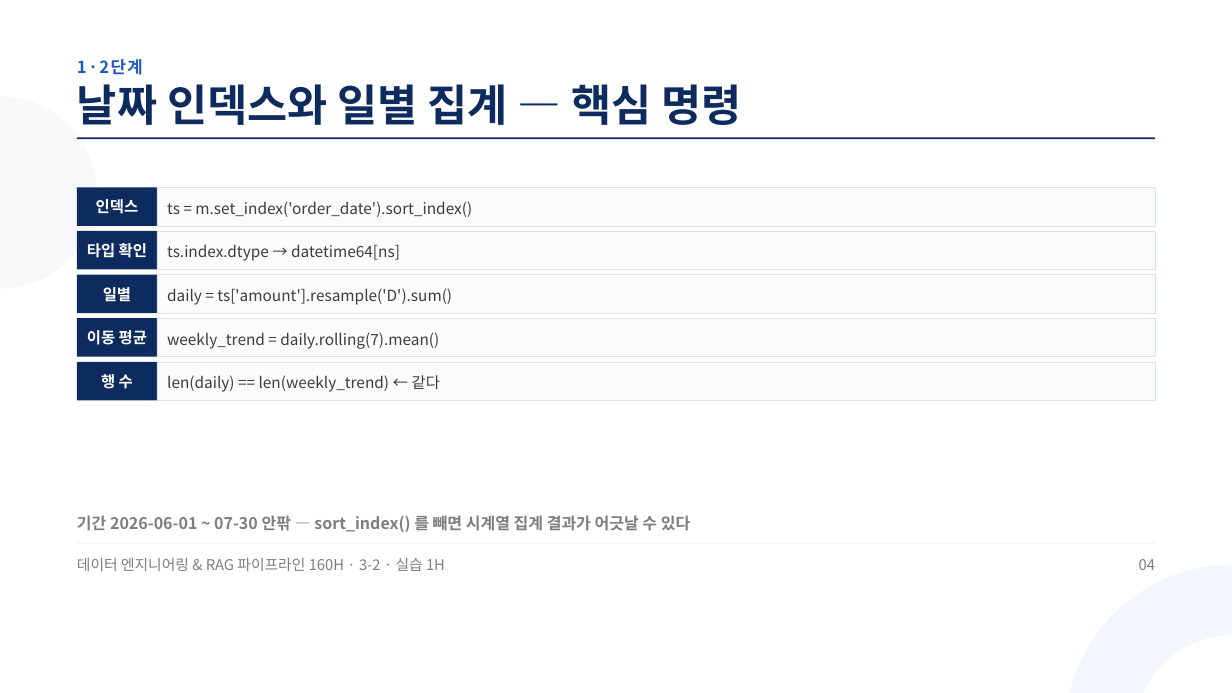
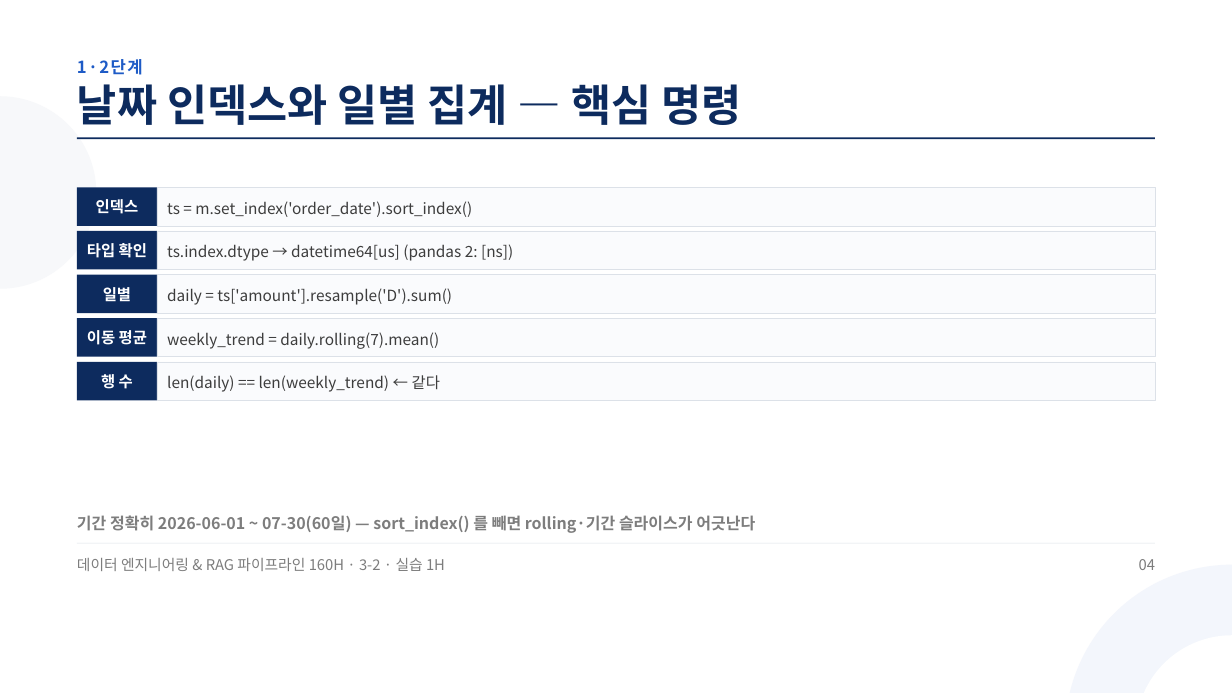
Before and after one commit to aebonlee/materials, a slide deck: slide 4 of data-eng/decks/w3d2s3.pptx. Drawn at 1232x693 pixels with LibreOffice and Linux fonts; fonts in the diff are those of the drawing. Boxes give left, top, right and bottom in pixels: in the first picture for what was removed or moved away, otherwise in the second. Text is boxed around its words. In the diff, an @@ line names an element or a change of style, - is before the commit and + after.

```diff
--- a/data-eng/decks/w3d2s3.pptx
+++ b/data-eng/decks/w3d2s3.pptx
@@ text at [167, 244, 513, 261]: text changed @@
-ts.index.dtype → datetime64[ns]
+ts.index.dtype → datetime64[us] (pandas 2: [ns])
@@ text at [77, 515, 755, 533]: text changed @@
-기간 2026-06-01 ~ 07-30 안팎 — sort_index() 를 빼면 시계열 집계 결과가 어긋날 수 있다
+기간 정확히 2026-06-01 ~ 07-30(60일) — sort_index() 를 빼면 rolling·기간 슬라이스가 어긋난다
```
Also in this commit, not shown: 6 other slides changed, 9 other files.
